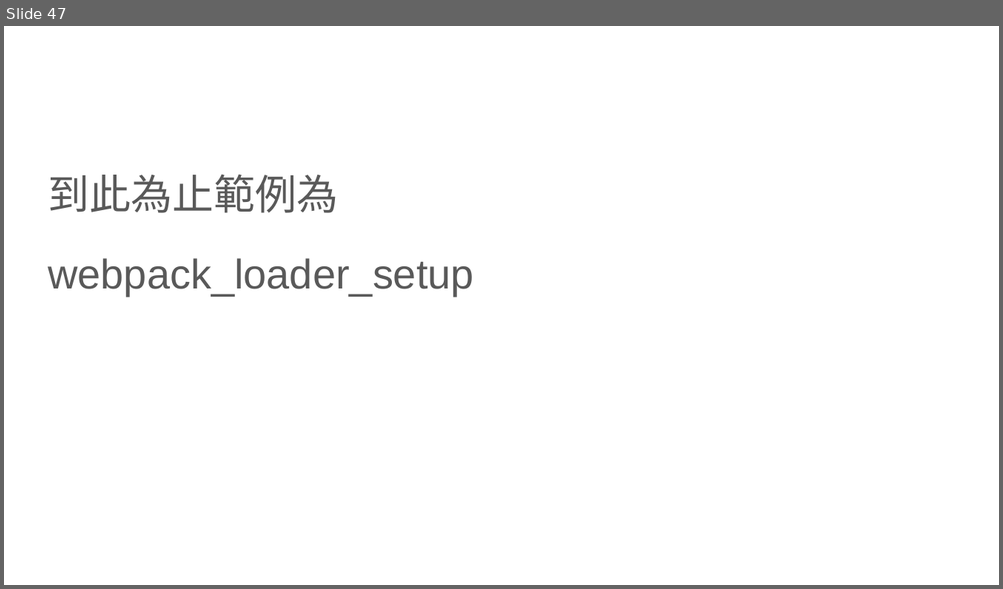
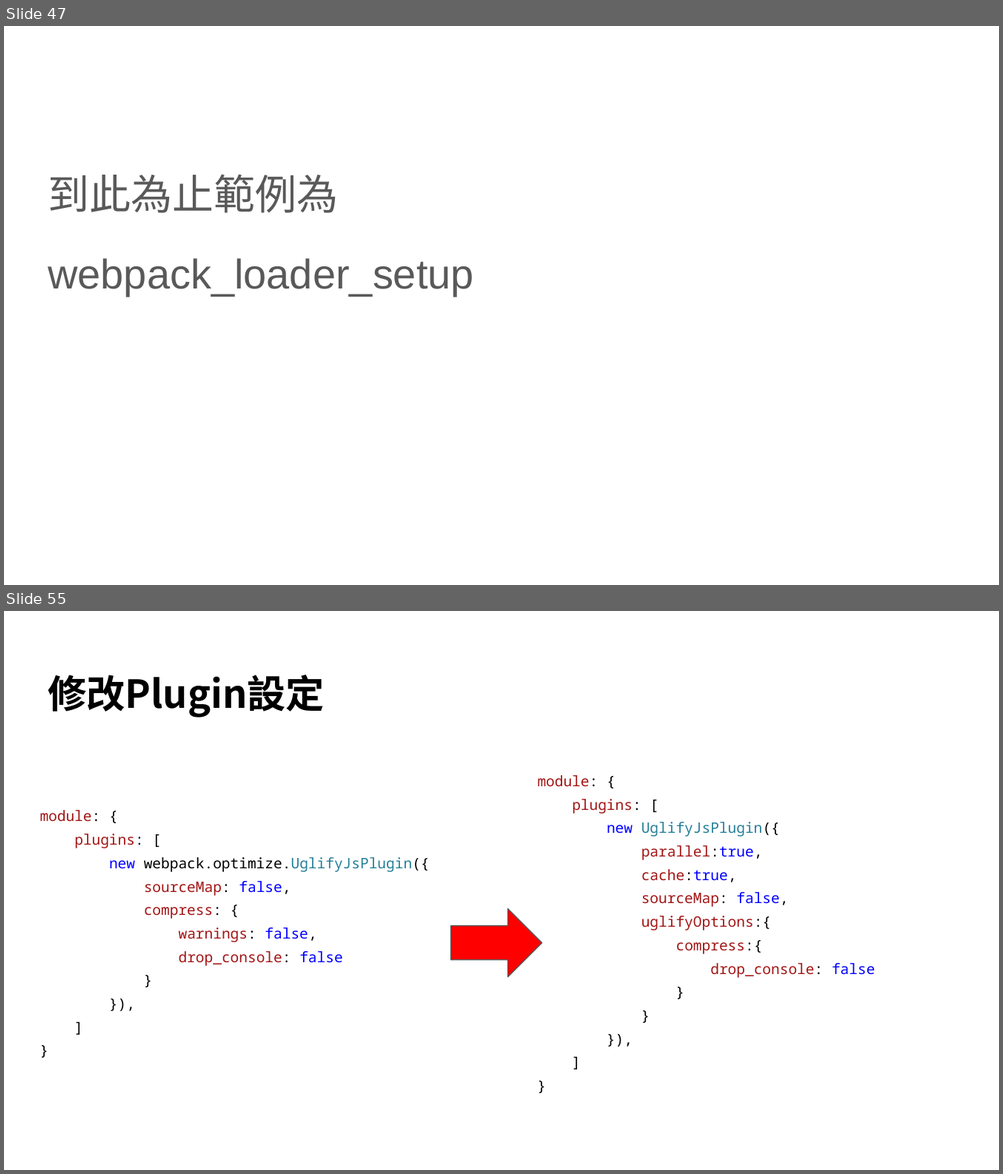
Before and after one commit to johnmausfam/LessonA, a slide deck: Webpack.pptx. Shown one above the other, each under a label of ours: slide 47 before the commit, slides 47 and 55 after it; the slides between them are not shown. The pictures are 1003x589 and 1003x1174 pixels, drawn with LibreOffice and Linux fonts; fonts in the diff are those of the drawing. Boxes give left, top, right and bottom in pixels: in the first picture for what was removed or moved away, otherwise in the second. Text is boxed around its words. In the diff, an @@ line names an element or a change of style, - is before the commit and + after.

```diff
--- a/Webpack.pptx
+++ b/Webpack.pptx
@@ slide 55 added at [4, 611, 999, 1170], background #FFFFFF @@
@@ title added at [48, 675, 324, 718], 28 pt, text #000000, bold @@
+修改Plugin設定
@@ text added at [538, 775, 874, 978], 10.5 pt, text #A31515 @@
+module: {
+plugins: [
+new UglifyJsPlugin({
+parallel:true,
+cache:true,
+sourceMap: false,
+uglifyOptions:{
+compress:{
+drop_console: false
+}
+}
+}),
+]
+}
@@ text added at [40, 810, 430, 966], 10.5 pt, text #A31515 @@
+module: {
+plugins: [
+new webpack.optimize.UglifyJsPlugin({
+sourceMap: false,
+compress: {
+warnings: false,
+drop_console: false
+}
+}),
+]
+}
@@ right arrow added at [450, 909, 542, 978], fill #FF0000, outline #595959 0.75 pt @@
```
Also in this commit, not shown: 1 slide changed, 60 other slides added, 1 other file.
